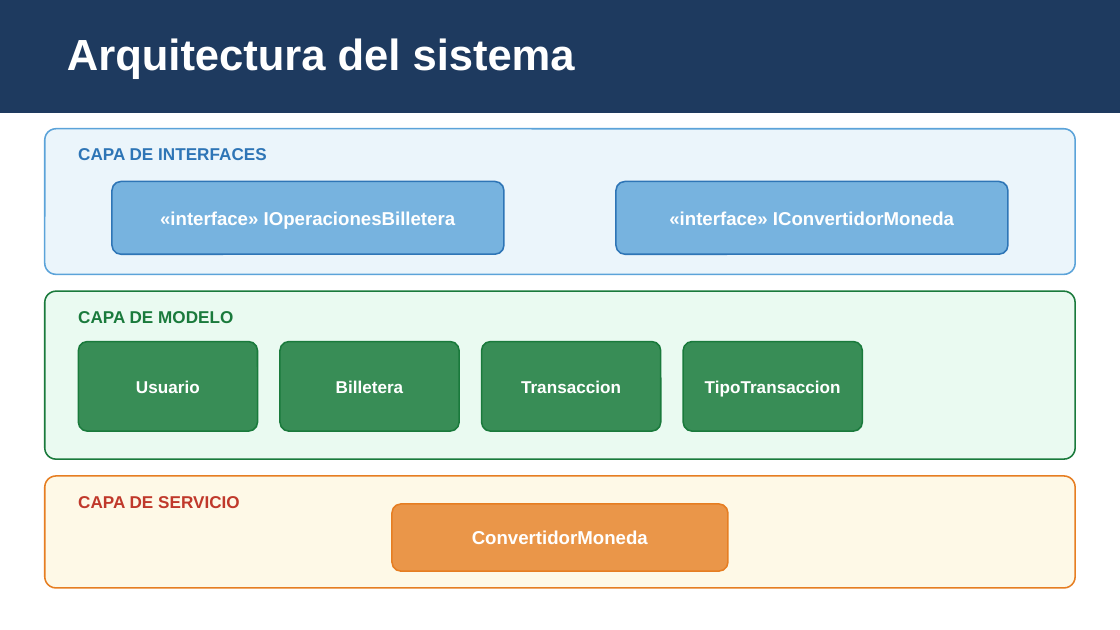
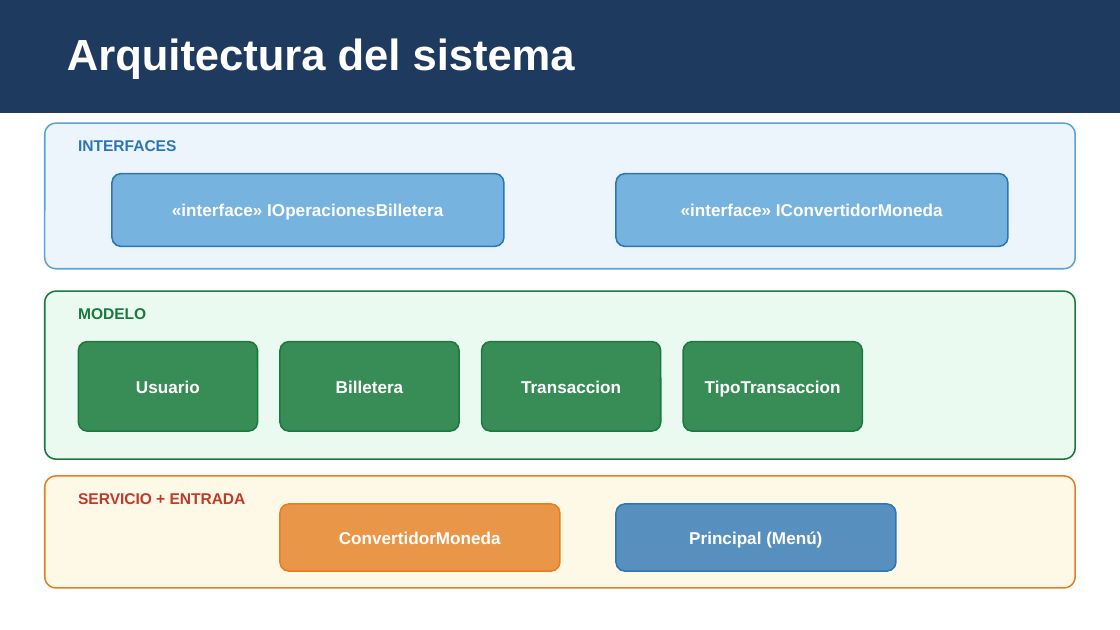
Before and after one commit to tiomakina/AlkeWallet, a slide deck: slide 4 of documentos/presentacion_alkewallet.pptx (slide 3 before the commit). Drawn at 1120x630 pixels with LibreOffice and Linux fonts; fonts in the diff are those of the drawing. Boxes give left, top, right and bottom in pixels: in the first picture for what was removed or moved away, otherwise in the second. Text is boxed around its words. In the diff, an @@ line names an element or a change of style, - is before the commit and + after.

```diff
--- a/documentos/presentacion_alkewallet.pptx
+++ b/documentos/presentacion_alkewallet.pptx
@@ text at (78, 140, 176, 151): text changed; size 11 to 10 pt @@
-CAPA DE INTERFACES
+INTERFACES
@@ 3 rounded rectangles, 2 texts: place and size @@
-3 rounded rectangles, 2 texts at (45, 129, 1075, 274)
+3 rounded rectangles, 2 texts at (45, 123, 1075, 269)
@@ text at (78, 308, 146, 319): text changed; size 11 to 10 pt @@
-CAPA DE MODELO
+MODELO
@@ text at (78, 493, 246, 504): text changed; size 11 to 10 pt @@
-CAPA DE SERVICIO
+SERVICIO + ENTRADA
@@ size 12 to 11 pt in 3 elements at (172, 203, 443, 220), (681, 203, 943, 216), (339, 531, 501, 544) @@
@@ text "ConvertidorMoneda": place and size @@
-text "ConvertidorMoneda" at (472, 530, 648, 544)
+text "ConvertidorMoneda" at (339, 531, 501, 544)
@@ rounded rectangle: place and size @@
-rounded rectangle at (392, 504, 728, 571)
+rounded rectangle at (280, 504, 560, 571)
@@ rounded rectangle added at (616, 504, 896, 571), fill #2E75B6 at 80% opacity, outline #2E75B6 1 pt @@
@@ text added at (689, 531, 822, 548), 11 pt, text #FFFFFF, bold @@
+Principal (Menú)
```
Also in this commit, not shown: 4 other slides changed, 3 slides added, 4 slides removed, 4 other files.
